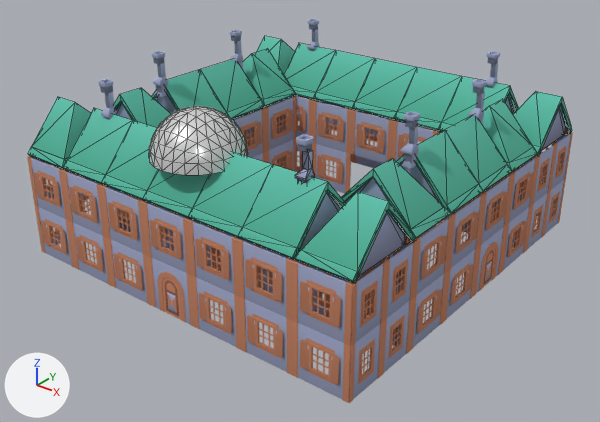
Before and after pictures for a commit that changed the glTF model roblox-games/mare-essentia/assets/inbox-hold/london_bld_university.glb.
One viewpoint serves both versions: a 50 mm lens placed at (24.98, -32.03, 21.21), pointed at (0.54, -1.49, 2.27). The lights are fixed; the arrows at lower left show +X, +Y and +Z. The first picture is the older version. Mesh edges are drawn as thin lines on the coarser meshes. Where no turn or scale is listed for an object, it has been applied to the vertices.

Objects in the first picture: 'dome', 'roof-gable', 'roof-gable-end.001', 'roof-gable-end.006', 'roof-gable.001', 'roof-gable.003', 'roof-gable.004', 'roof-gable.012', 'wall-window-shutters.009', 'wall-window-shutters.011', 'wall-window-shutters.027', 'wall-window-shutters.029' and 93 more.
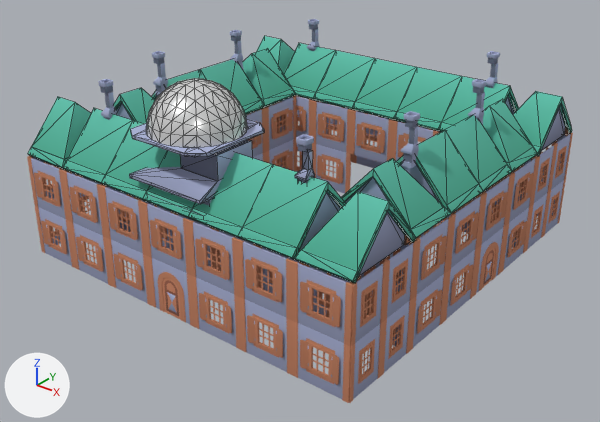
Commit message: Mare: seat observatory dome above London university roof ridge

Location of each change, (x1, y1, x2, y2) in pixels of the pictures (600 x 422 px):
'dome', moved: before (149, 106, 248, 175); after (146, 78, 248, 147)
'observatory_masonry_plinth', added (blue): after (129, 140, 252, 216)
'observatory_cornice', added (blue): after (131, 119, 264, 157)
'roof-gable.010', unchanged, covered by the edit: before (152, 70, 229, 116); after (152, 70, 207, 100)

The change in detail:
Object 'dome' (ob_dome) moves from (0.0, -8.0, 7.3) to (0.0, -8.0, 8.55).
Object 'observatory_cornice' (ob_observatory_cornice) is new; it shows me_chimney_top.
Its location is (-6.26, -8.0, 8.2).
Its scale is (18.5, 13.7, 0.56).
Object 'observatory_masonry_plinth' (ob_observatory_masonry_plinth) is new; it shows me_chimney_base.
Its location is (-3.24, -8.0, 5.4).
Its scale is (12.8, 8.46, 2.8).
